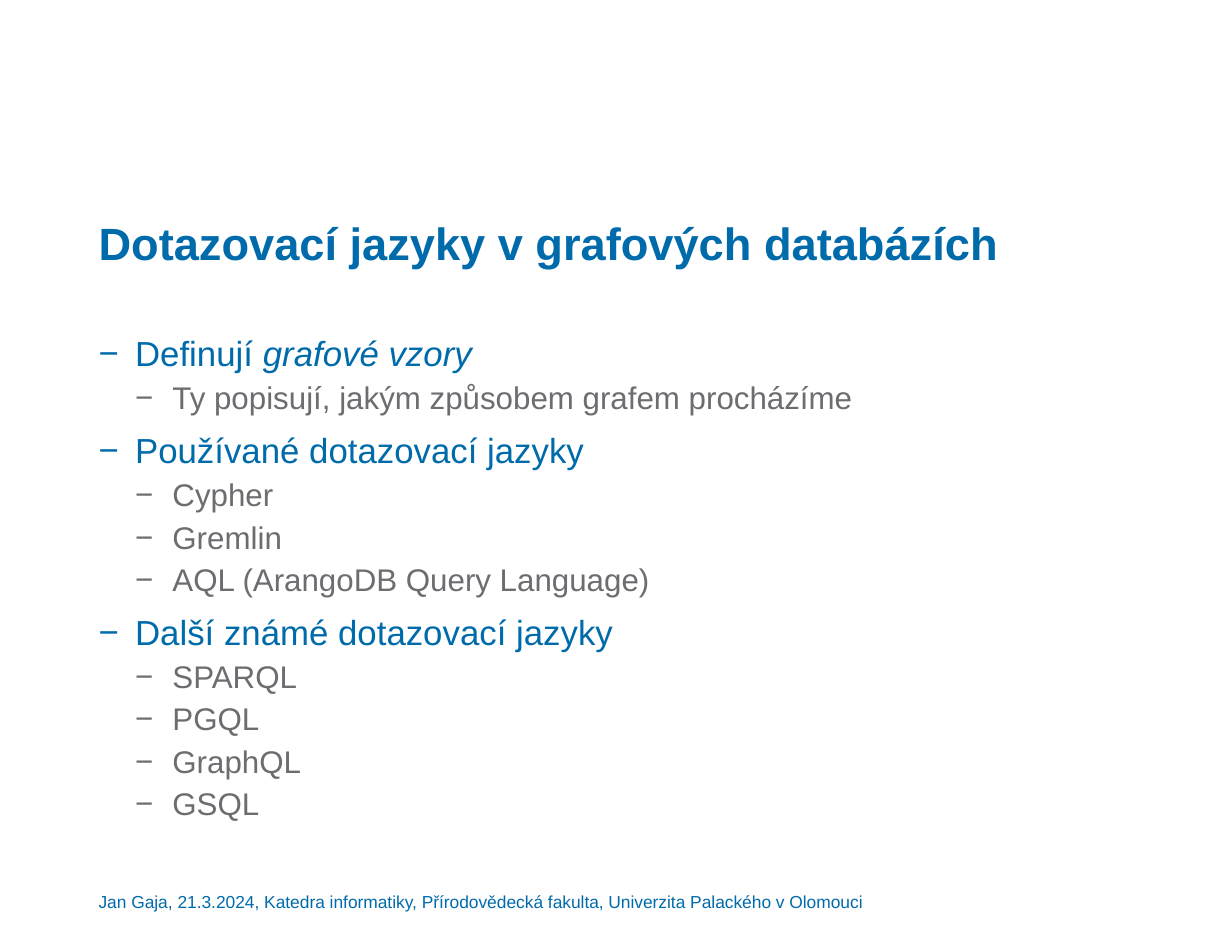
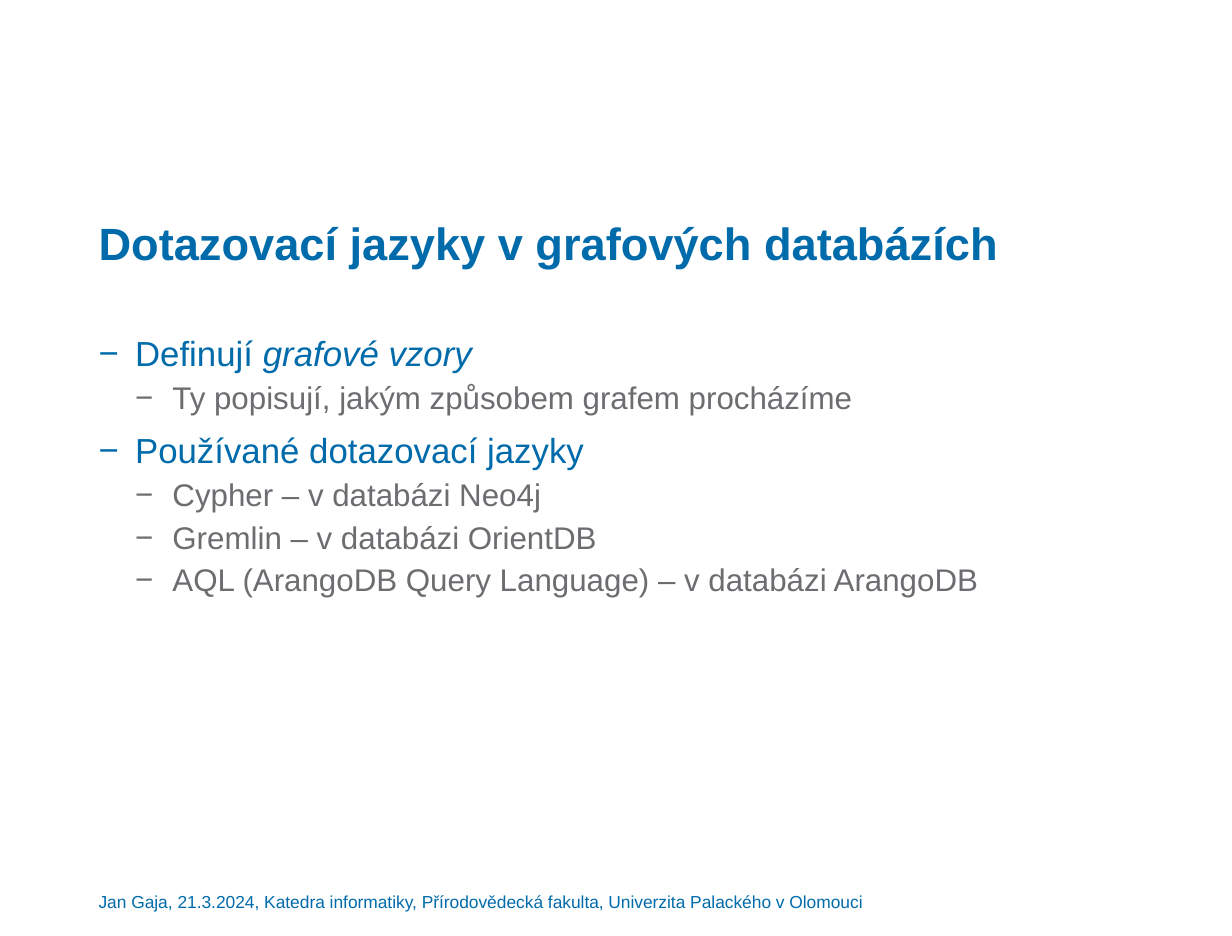
Before and after one commit to gajajan/graph_databases, a slide deck: slide 6 of Grafové databáze – přehled a srovnání.pptx. Drawn at 1232x936 pixels with LibreOffice and Linux fonts; fonts in the diff are those of the drawing; background and template pictures are left out. Boxes give left, top, right and bottom in pixels: in the first picture for what was removed or moved away, otherwise in the second. Text is boxed around its words. In the diff, an @@ line names an element or a change of style, - is before the commit and + after.

```diff
--- a/Grafové databáze – přehled a srovnání.pptx
+++ b/Grafové databáze – přehled a srovnání.pptx
@@ text at box(172, 483, 978, 597): text changed @@
-  − Cypher
-  − Gremlin
-  − AQL (ArangoDB Query Language)
-− Další známé dotazovací jazyky
-  − SPARQL
-  − PGQL
-  − GraphQL
-  − GSQL
+  − Cypher – v databázi Neo4j
+  − Gremlin – v databázi OrientDB
+  − AQL (ArangoDB Query Language) – v databázi ArangoDB
```
Also in this commit, not shown: 4 other slides changed, 4 slides added, 15 other files.
